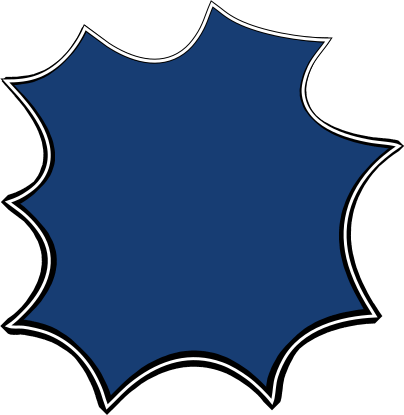
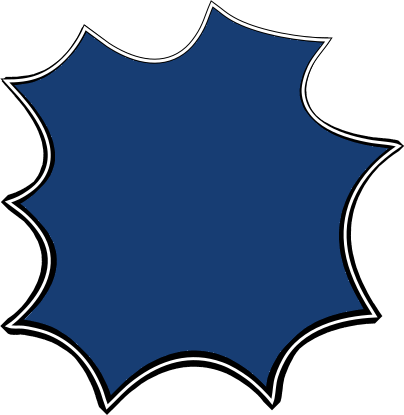
Comparing the layer stacks of the two (404, 415) images. Changes:
painted on "BAP" over [21, 9, 387, 393]
